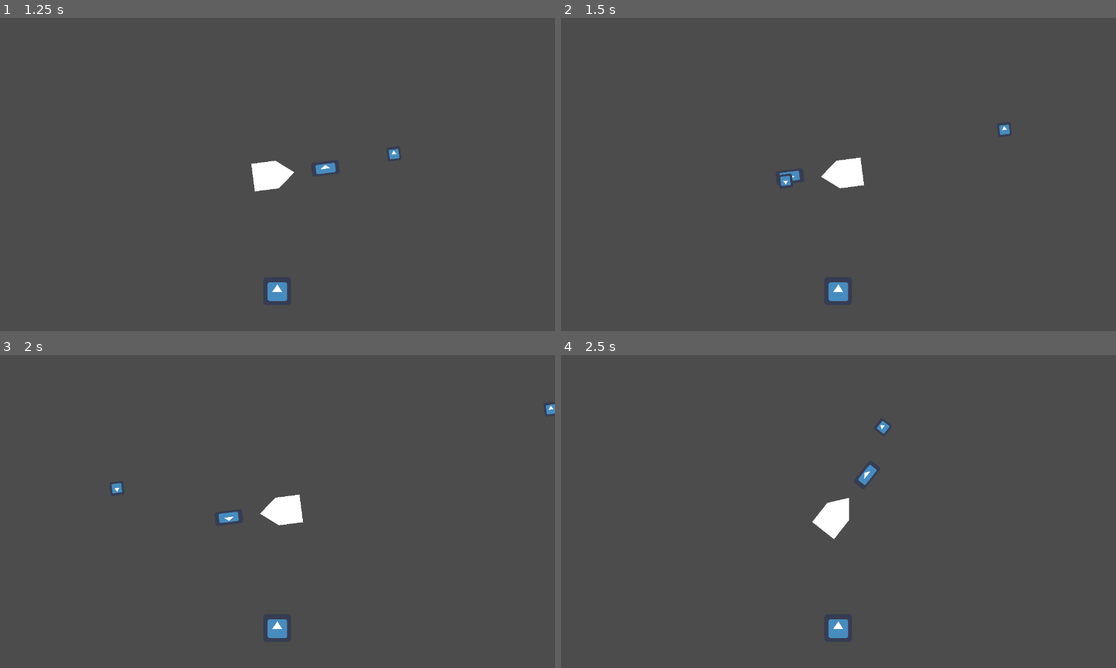
Above: before the commit, frames 1-4 (two rows, left to right).
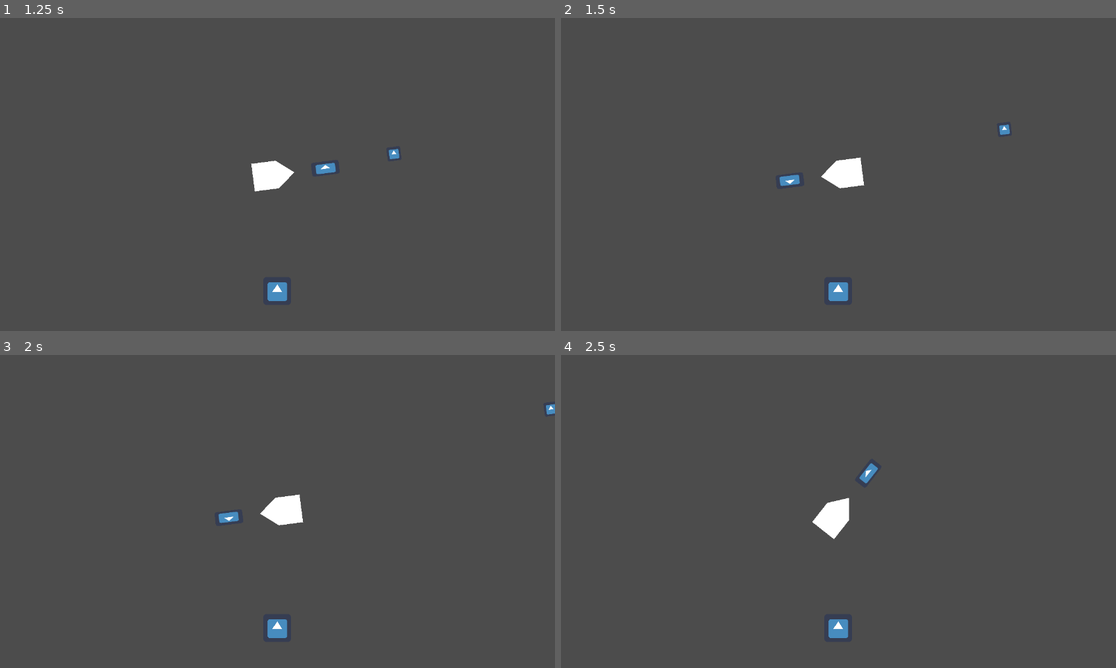
Above: after the commit, the same moments.

Repository: Insta-x/dice-core
Game: Godot game, scene res://Src/Game.tscn
Same seed, same stepped clock (60 frames per second), same inputs: the game is played once before the commit and once after it. The project has no main scene, so this scene is started directly. The engine's default icon, where the game draws it, is replaced by a stand-in: a white triangle on a blue panel in a dark square.
Inputs (mouse positions are in pixels of both pictures, inside the frame that each line leads up to):
- Up to frame 1 (1.25 s): move the mouse to (399, 158) at 0.52 s; hold D (move_right) from 0.53 s (still down); click (399, 158) at 0.6 s
- Up to frame 2 (1.5 s): move the mouse to (727, 190) at 1.27 s; release D (move_right) at 1.28 s; hold S (move_down) from 1.28 s (still down); click (727, 190) at 1.35 s
- Up to frame 3 (2 s): keep holding S (move_down)
- Up to frame 4 (2.5 s): move the mouse to (894, 442) at 2.02 s; release S (move_down) at 2.03 s; hold D (move_right) from 2.03 s (still down); click (894, 442) at 2.1 s

Frame 1 is identical in both runs. In frame 2, less than 0.1% of the frame differs, in the area x 39-44%, y 48-54%; in frame 3, less than 0.1%; in frame 4, less than 0.1%, in the area x 53-60%, y 21-42%.

Commit message:
Player reload time

Diff:
--- a/Src/Player/PlayerGun.gd
+++ b/Src/Player/PlayerGun.gd
@@ -5,8 +5,13 @@
 export (Vector2) var emit_offset
 export (NodePath) onready var dice_core = get_node(dice_core) as DiceCore
 
+var can_shoot := true
 
-func emit() -> void:
+
+func shoot() -> void:
+	if not can_shoot:
+		return
+
 	var bullet : Bullet = bullet_scn.instance()
 	bullet.roll = dice_core.current_number
 	dice_core._next()
@@ -14,3 +19,10 @@
 	bullet.global_rotation = global_rotation
 	owner.get_parent().add_child(bullet)
 	bullet.global_position = global_position + emit_offset.rotated(global_rotation)
+
+	can_shoot = false
+
+
+func _on_PlayerAnimationPlayer_animation_finished(anim_name: String) -> void:
+	if anim_name == "Shoot":
+		can_shoot = true
--- a/Src/Player/PlayerWrapper.tscn
+++ b/Src/Player/PlayerWrapper.tscn
@@ -40,7 +40,7 @@
 
 [sub_resource type="Animation" id=2]
 resource_name = "Shoot"
-length = 0.5
+length = 3.0
 step = 0.0166667
 tracks/0/type = "value"
 tracks/0/path = NodePath("Player/GunAnimationPoint:position")
@@ -77,7 +77,7 @@
 "transitions": PoolRealArray( 1 ),
 "values": [ {
 "args": [  ],
-"method": "emit"
+"method": "shoot"
 } ]
 }
 
@@ -151,3 +151,4 @@
 script = ExtResource( 7 )
 
 [connection signal="player_shot" from="Player" to="PlayerAnimationPlayer" method="_on_Player_player_shot"]
+[connection signal="animation_finished" from="PlayerAnimationPlayer" to="Player/PlayerGun" method="_on_PlayerAnimationPlayer_animation_finished"]
